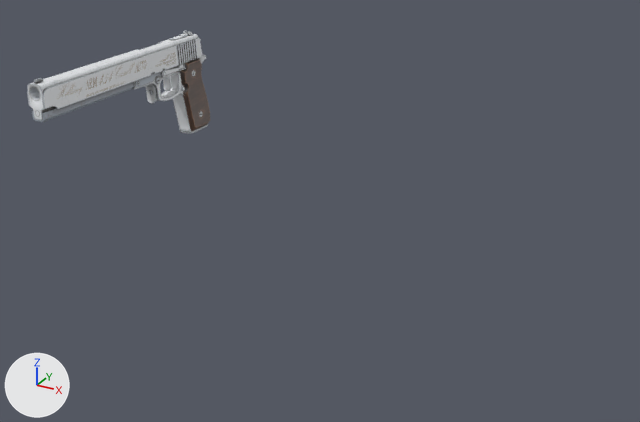
The Blender file GameData/sourceAssets/pistol_new_.blend, before and after one commit.
The view is the same before and after, from a camera (50 mm lens) standing at (0.905, -1.732, 0.275) and looking at (0.13, -0.324, -0.429). Arrows for +X, +Y and +Z are at lower left; the lights stay in place.

In view in the first picture: 'pistol'.
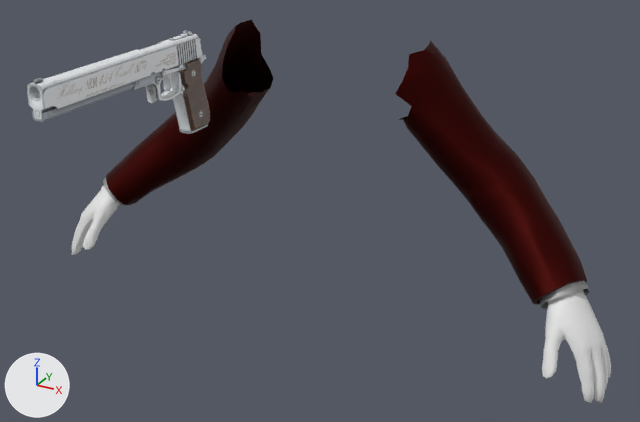
Location of each change, [x1, y1, x2, y2] in pixels of the pictures (640 x 422 px):
'PlayerModelMerged', shown: after [71, 20, 611, 403]

What the commit changed:
Object 'PlayerModelMerged' (ob_playermodelmerged) is now shown.
